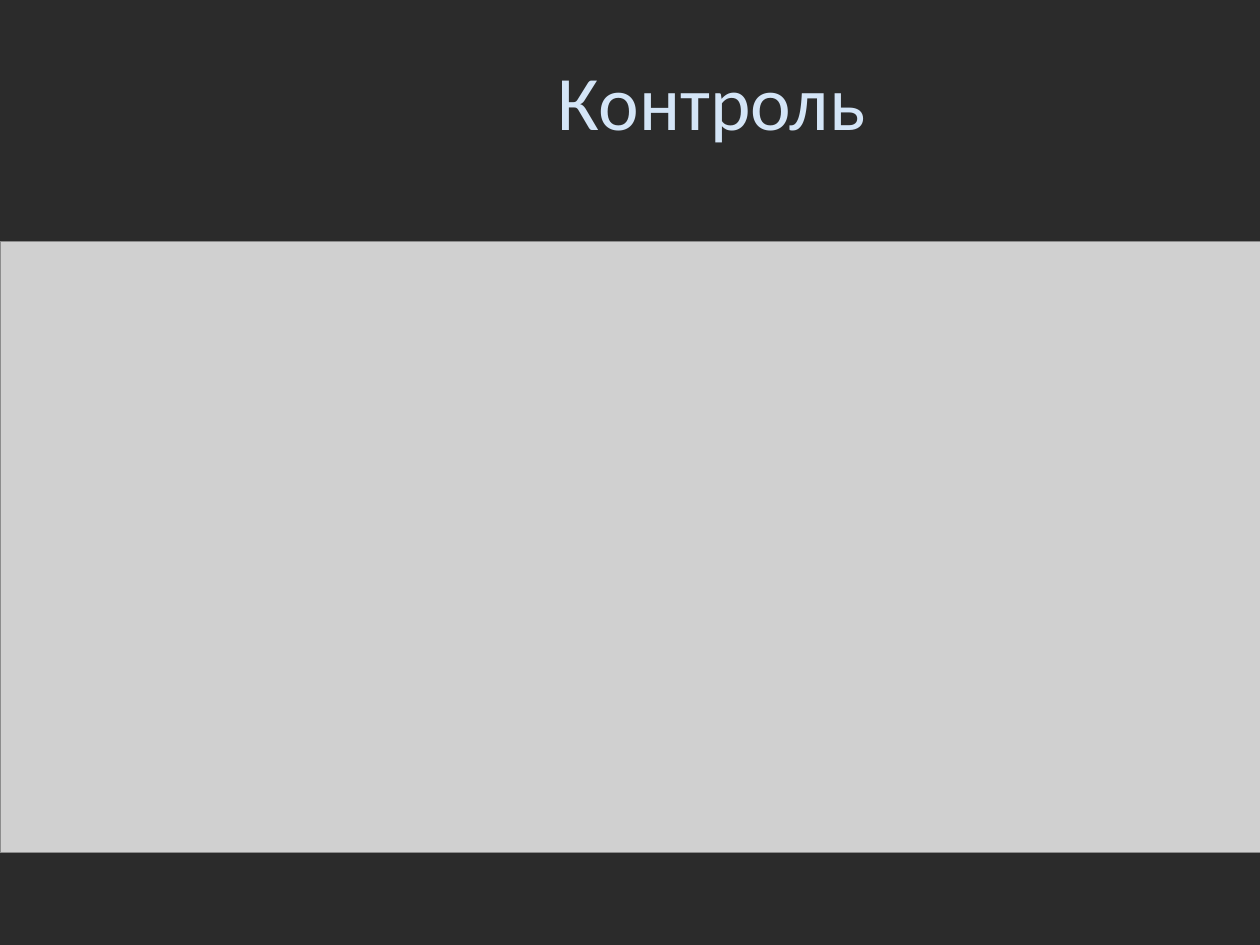
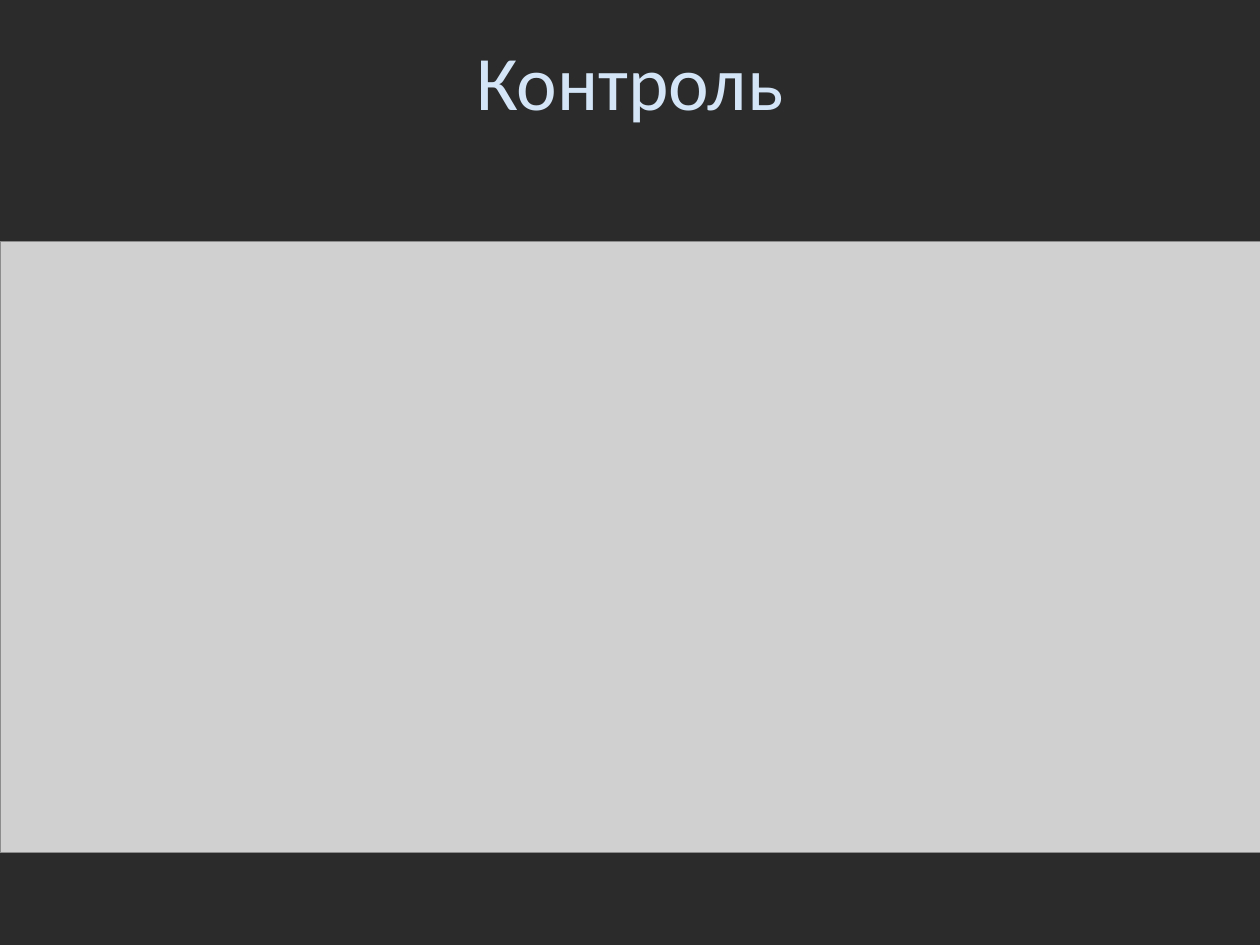
Before and after one commit to SkibaSAY/Doclad_Sniffers, a slide deck: slide 8 of Доклад_Снифферы.pptx (slide 6 before the commit). Drawn at 1260x945 pixels with LibreOffice and Linux fonts; fonts in the diff are those of the drawing; grey boxes stand for pictures; background and template pictures are left out; a plain dark background stands for a picture behind light text. Boxes give left, top, right and bottom in pixels: in the first picture for what was removed or moved away, otherwise in the second. Text is boxed around its words. In the diff, an @@ line names an element or a change of style, - is before the commit and + after.

```diff
--- a/Доклад_Снифферы.pptx
+++ b/Доклад_Снифферы.pptx
@@ title "Контроль": place and size @@
-title "Контроль" at (558, 80, 865, 143)
+title "Контроль" at (476, 60, 783, 123)
```
Also in this commit, not shown: 18 other slides changed, 10 slides added, 3 slides removed, 1 other file.
